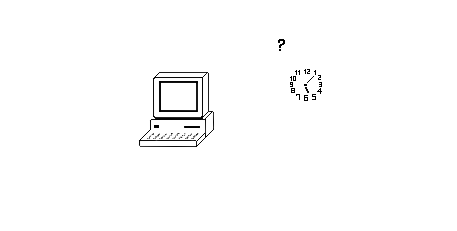
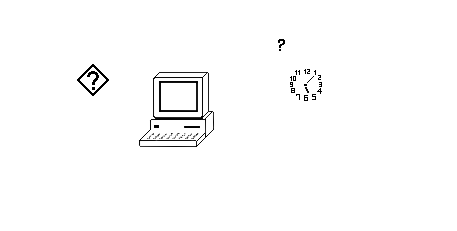
Layered file, before and after one edit (457x231). Changes by layer:
added layer "Layer 8" above "Layer 6" over [77, 64, 109, 96]
